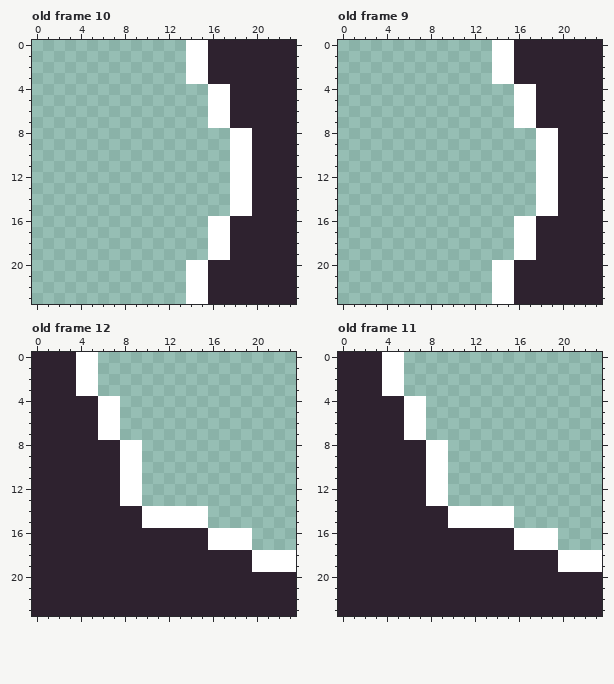
Pixel-art file: games/Phaser-Snake-Game/public/assets/sprites/wrapBlockAnim.aseprite. That is the earlier state.
24x24 pixels, 16 frames. Shown: old frame 10, old frame 9, old frame 12, old frame 11. The commit also changed other frames, which this record leaves out.
The result:
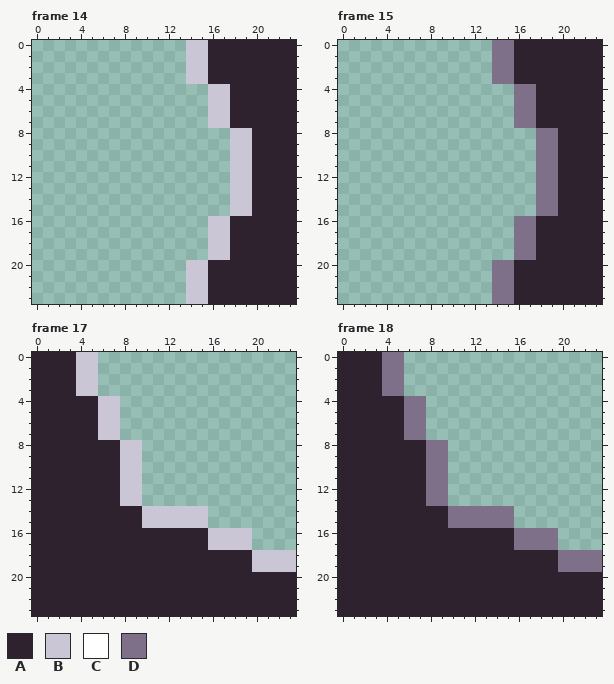
Palette (. is transparent): A #2e222f  B #cbc6d5  C #ffffff  D #7f708a
A new or re-ordered frame is compared with the old frame closest to it.
Log entry: Wrap Block Breathing Animation
From old to new:
frames 16 -> 24
Frame 14 against old frame 10:
y 0..3: x 14..15 CC -> BB
y 4..7: x 16..17 CC -> BB
y 8..15: x 18..19 CC -> BB
y 16..19: x 16..17 CC -> BB
y 20..23: x 14..15 CC -> BB
Frame 15 is new; against old frame 9:
y 0..3: x 14..15 CC -> DD
y 4..7: x 16..17 CC -> DD
y 8..15: x 18..19 CC -> DD
y 16..19: x 16..17 CC -> DD
y 20..23: x 14..15 CC -> DD
Frame 17 against old frame 12:
y 0..3: x 4..5 CC -> BB
y 4..7: x 6..7 CC -> BB
y 8..13: x 8..9 CC -> BB
y 14..15: x 10..15 CCCCCC -> BBBBBB
y 16..17: x 16..19 CCCC -> BBBB
y 18..19: x 20..23 CCCC -> BBBB
Frame 18 is new; against old frame 11:
y 0..3: x 4..5 CC -> DD
y 4..7: x 6..7 CC -> DD
y 8..13: x 8..9 CC -> DD
y 14..15: x 10..15 CCCCCC -> DDDDDD
y 16..17: x 16..19 CCCC -> DDDD
y 18..19: x 20..23 CCCC -> DDDD
Pixel boxes of the changes (left, top, right, bottom) in both pictures:
changed: (186, 40, 252, 304)
changed: (492, 40, 558, 304)
changed: (76, 352, 296, 572)
changed: (382, 352, 602, 572)
